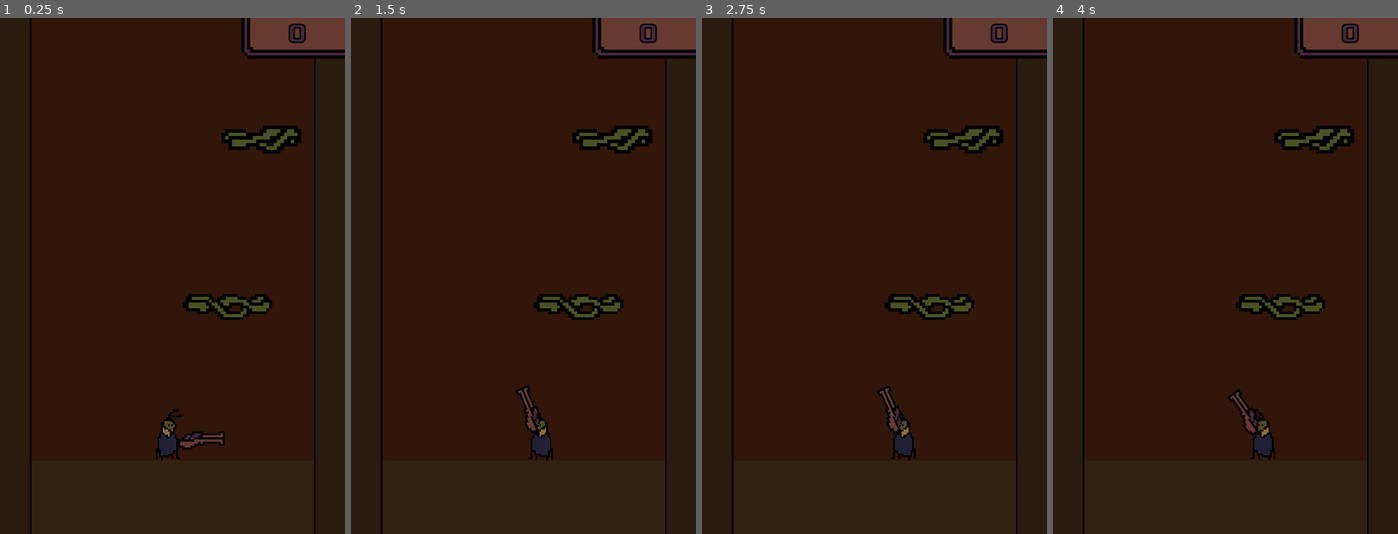
Above: before the commit, frames 1-4 (left to right).
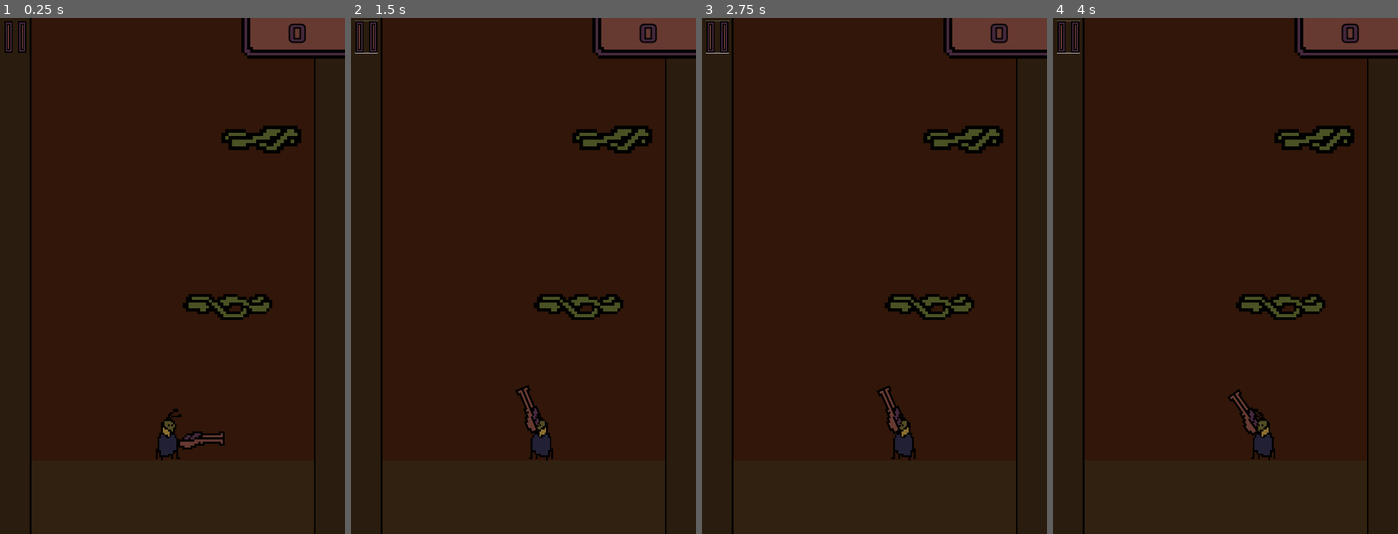
Above: after the commit, the same moments.

Repository: ottop/Shell_Jump_Go
Game: Godot game, scene res://main.tscn
The game is run twice, just before and just after one commit, with the same random seed, the same clock (stepped at 60 frames per second) and the same inputs.
Inputs (mouse positions are in pixels of both pictures, inside the frame that each line leads up to):
- Up to frame 1 (0.25 s): no input
- Up to frame 2 (1.5 s): click (364, 38) at 0.52 s; click (364, 38) at 1.27 s
- Up to frame 3 (2.75 s): click (715, 38) at 2.02 s
- Up to frame 4 (4 s): tap Enter at 2.75 s; move the mouse to (1301, 250) at 2.77 s; click (1301, 250) at 2.92 s; tap Space at 3.5 s; move the mouse to (1156, 301) at 3.52 s; click (1156, 301) at 3.67 s

The runs differ from the first frame. In frame 1, 0.3% of the frame differs, in the area x 1-8%, y 0-7%; in frame 2, 0.3%; in frame 3, 0.3%; in frame 4, 0.3%.

Commit message:
Background and walls go up with the player

Diff:
--- a/background.tscn
+++ b/background.tscn
@@ -3,8 +3,10 @@
 [ext_resource type="Texture2D" uid="uid://dgbgo16ug0j6d" path="res://art/repeatedbg.png" id="1_02xjt"]
 
 [node name="Background" type="TextureRect"]
-offset_top = -242.48
-offset_right = 2560.0
-offset_bottom = 4877.52
-scale = Vector2(0.188, 0.188)
+anchors_preset = -1
+offset_left = -35.0
+offset_top = -19.0
+offset_right = 2525.0
+offset_bottom = 5101.0
+scale = Vector2(0.3, 0.3)
 texture = ExtResource("1_02xjt")
--- a/hud.tscn
+++ b/hud.tscn
@@ -1,9 +1,10 @@
-[gd_scene load_steps=6 format=3 uid="uid://tc3nbcajbnkq"]
+[gd_scene load_steps=7 format=3 uid="uid://tc3nbcajbnkq"]
 
 [ext_resource type="Script" path="res://hud.gd" id="1_rb1vs"]
 [ext_resource type="Texture2D" uid="uid://xy1b6m8m65kx" path="res://art/scoreblock2.png" id="1_w01i4"]
 [ext_resource type="Texture2D" uid="uid://di2pw4eagbug6" path="res://art/scoreblock.png" id="2_umoo8"]
 [ext_resource type="FontFile" uid="uid://bp3b8yqtffg18" path="res://fonts/Xolonium-Regular.ttf" id="2_vo6tp"]
+[ext_resource type="Texture2D" uid="uid://dpgvgvqr5ccw0" path="res://art/pause.png" id="5_2ayeh"]
 
 [sub_resource type="LabelSettings" id="LabelSettings_6sw2f"]
 font = ExtResource("2_vo6tp")
@@ -36,3 +37,12 @@
 position = Vector2(285, 33)
 scale = Vector2(0.5, 0.5)
 texture = ExtResource("2_umoo8")
+
+[node name="Button" type="Button" parent="."]
+offset_left = 7.0
+offset_top = 5.0
+offset_right = 205.0
+offset_bottom = 283.0
+scale = Vector2(0.2, 0.2)
+icon = ExtResource("5_2ayeh")
+flat = true
--- a/main.gd
+++ b/main.gd
@@ -15,6 +15,7 @@
 
 var prev_pos
 var platforms = []
+var prev_height = 0
 
 func _ready():
 	$Character.start($Start.position)
@@ -25,7 +26,10 @@
 		make_platform(false)
 
 func _process(delta):
-
+	if ($Character.position.y < prev_height):
+		prev_height = $Character.position.y
+		$Wall.position.y = prev_height
+		$Background.position.y = prev_height - 500
 	if $Character.get_last_slide_collision() != null:
 
 		for i in range(platforms.size()):
--- a/main.tscn
+++ b/main.tscn
@@ -19,10 +19,17 @@
 pf_scene4 = ExtResource("5_dqfu5")
 
 [node name="Background" parent="." instance=ExtResource("1_878dy")]
-offset_left = -570.0
-offset_top = -1111.0
-offset_right = 8805.0
-offset_bottom = 8248.0
+anchors_preset = 8
+anchor_left = 0.5
+anchor_top = 0.5
+anchor_right = 0.5
+anchor_bottom = 0.5
+offset_left = -906.0
+offset_top = -1000.0
+offset_right = 4214.0
+offset_bottom = 4105.7
+grow_horizontal = 2
+grow_vertical = 2
 expand_mode = 2
 
 [node name="Wall" parent="." instance=ExtResource("3_gv5en")]
--- a/wall.tscn
+++ b/wall.tscn
@@ -5,29 +5,29 @@
 [sub_resource type="PhysicsMaterial" id="PhysicsMaterial_47gp2"]
 
 [sub_resource type="RectangleShape2D" id="RectangleShape2D_js4kv"]
-size = Vector2(121, 1113.5)
+size = Vector2(121, 1429)
 
 [node name="Wall" type="StaticBody2D"]
 z_index = 1
 physics_material_override = SubResource("PhysicsMaterial_47gp2")
 
 [node name="Sprite2D" type="Sprite2D" parent="."]
-position = Vector2(-180, -405)
-scale = Vector2(0.15, 0.219336)
+position = Vector2(-180, -505)
+scale = Vector2(0.15, 0.279)
 texture = ExtResource("1_n8ufs")
 centered = false
 
 [node name="Sprite2D2" type="Sprite2D" parent="."]
-position = Vector2(542, -373)
-scale = Vector2(0.15, 0.21582)
+position = Vector2(542, -505)
+scale = Vector2(0.15, 0.279)
 texture = ExtResource("1_n8ufs")
 centered = false
 flip_h = true
 
 [node name="CollisionShape2D" type="CollisionShape2D" parent="."]
-position = Vector2(-10, 155)
+position = Vector2(-10, 209.5)
 shape = SubResource("RectangleShape2D_js4kv")
 
 [node name="CollisionShape2D2" type="CollisionShape2D" parent="."]
-position = Vector2(602, 172)
+position = Vector2(602, 210)
 shape = SubResource("RectangleShape2D_js4kv")
